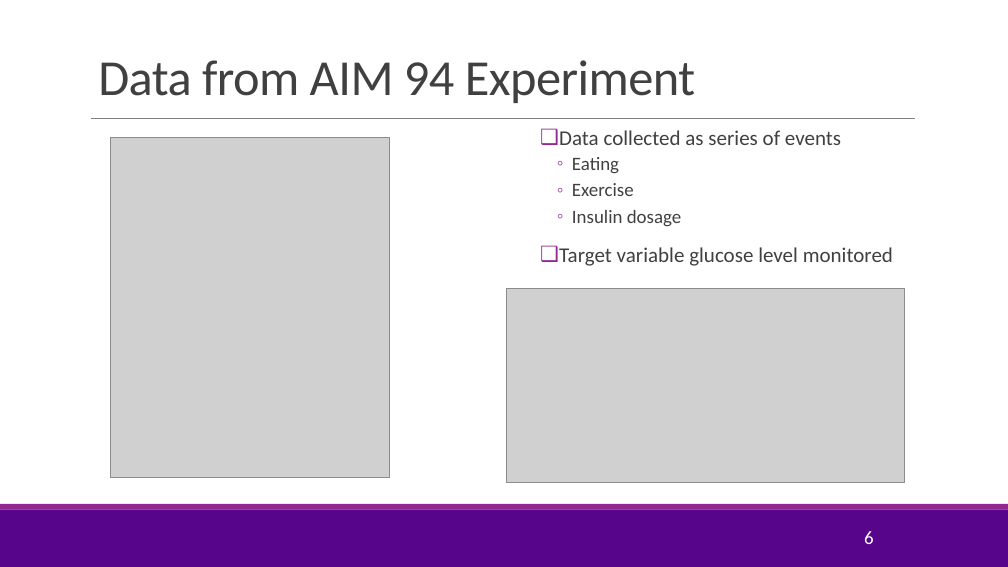
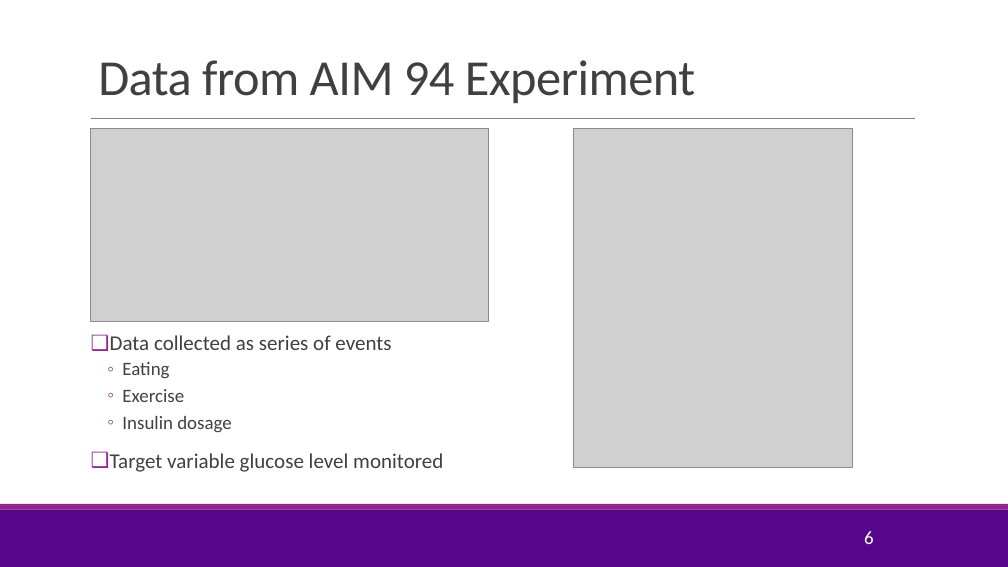
Before and after one commit to sdrangan/introml, a slide deck: slide 6 of lectures/Lect03_MultLinRegression.pptx. Drawn at 1008x567 pixels with LibreOffice and Linux fonts; fonts in the diff are those of the drawing; grey boxes stand for pictures; background and template pictures are left out. Boxes give left, top, right and bottom in pixels: in the first picture for what was removed or moved away, otherwise in the second. Text is boxed around its words. In the diff, an @@ line names an element or a change of style, - is before the commit and + after.

```diff
--- a/lectures/Lect03_MultLinRegression.pptx
+++ b/lectures/Lect03_MultLinRegression.pptx
@@ picture: place and size @@
-picture at [507, 289, 904, 482]
+picture at [91, 128, 488, 321]
@@ picture: place and size @@
-picture at [110, 138, 389, 477]
+picture at [574, 128, 853, 467]
@@ text "Data collected as series of ...": place and size @@
-text "Data collected as series of ..." at [559, 130, 893, 266]
+text "Data collected as series of ..." at [110, 335, 443, 472]
```
Also in this commit, not shown: 5 other slides changed, 1 slide added, 1 slide removed, 5 other files.
